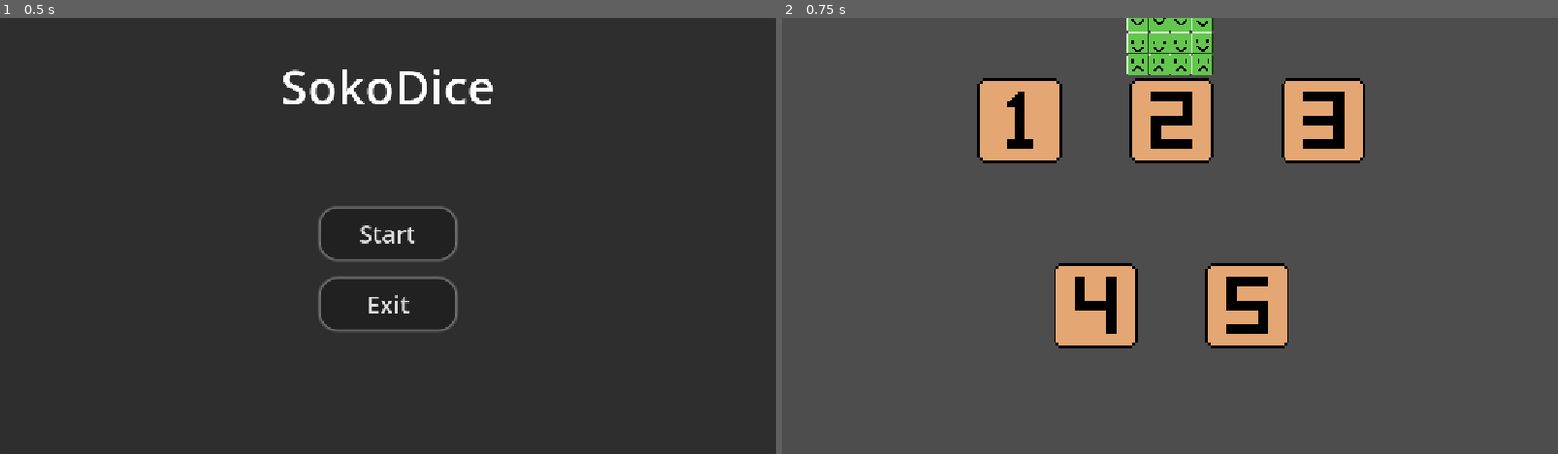
Above: before the commit, frames 1-2 (left to right).
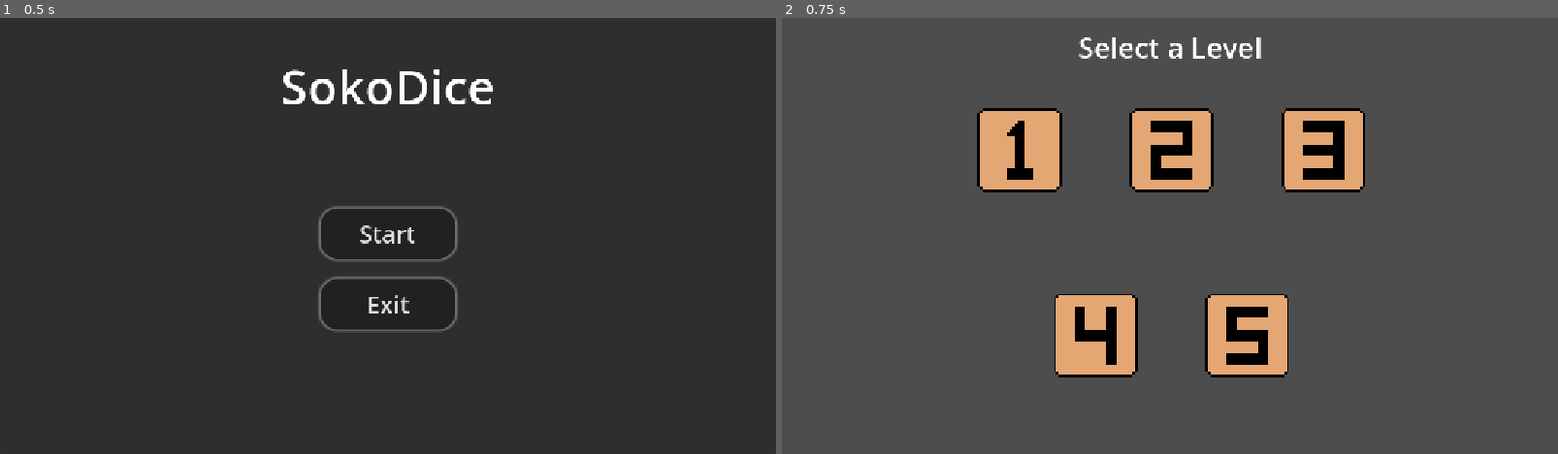
Above: after the commit, the same moments.

Repository: Tortiz-CSUF/SokoDice
Game: Godot game, scene res://Main_Menu.tscn
Two runs of this game, one before a commit and one after it. Both use one fixed random seed, a clock stepped at 60 frames per second and the inputs below.
Inputs:
- Up to frame 1 (0.5 s): no input
- Up to frame 2 (0.75 s): click "Start" at 0.5 s

Frame 1 is identical in both runs. In frame 2, 11% of the frame differs, in the area x 25-76%, y 0-83%.

Commit message:
Player Scene Animations and script
Created a player scene for easy instancing. Created all animations and started movement script

Diff:
--- a/Level_Select.tscn
+++ b/Level_Select.tscn
@@ -1,7 +1,6 @@
-[gd_scene load_steps=8 format=3 uid="uid://ea838stbqp0e"]
+[gd_scene load_steps=7 format=3 uid="uid://ea838stbqp0e"]
 
-[ext_resource type="Texture2D" uid="uid://cyy1ysnkf3lfr" path="res://SokoDice/Assets/Environment/Level_tile.png" id="1_twgyq"]
-[ext_resource type="Texture2D" uid="uid://blpmypj26ne0p" path="res://SokoDice/Assets/Player/Player.png" id="2_ufaj5"]
+[ext_resource type="Texture2D" uid="uid://cyy1ysnkf3lfr" path="res://Assets/Environment/Level_tile.png" id="1_twgyq"]
 
 [sub_resource type="AtlasTexture" id="AtlasTexture_ufaj5"]
 atlas = ExtResource("1_twgyq")
@@ -31,9 +30,17 @@
 grow_horizontal = 2
 
 [node name="Title" type="Label" parent="."]
-layout_mode = 0
-offset_right = 40.0
-offset_bottom = 23.0
+layout_mode = 1
+anchors_preset = 5
+anchor_left = 0.5
+anchor_right = 0.5
+offset_left = -136.0
+offset_top = 15.0
+offset_right = 136.0
+offset_bottom = 73.0
+grow_horizontal = 2
+theme_override_font_sizes/font_size = 42
+text = "Select a Level"
 
 [node name="Level_Grid" type="GridContainer" parent="."]
 layout_mode = 1
@@ -43,9 +50,9 @@
 anchor_right = 0.5
 anchor_bottom = 0.5
 offset_left = -285.0
-offset_top = 90.0
+offset_top = 134.0
 offset_right = 290.0
-offset_bottom = 490.0
+offset_bottom = 534.0
 grow_horizontal = 2
 grow_vertical = 2
 theme_override_constants/h_separation = 100
@@ -93,7 +100,3 @@
 texture = SubResource("AtlasTexture_bgsqk")
 
 [node name="Player_Level_Selector" type="Node2D" parent="."]
-
-[node name="Sprite2D" type="Sprite2D" parent="Player_Level_Selector"]
-position = Vector2(0, 5)
-texture = ExtResource("2_ufaj5")
--- /dev/null
+++ b/Player.tscn
@@ -0,0 +1,183 @@
+[gd_scene load_steps=24 format=3 uid="uid://cc8ag8rb1u54s"]
+
+[ext_resource type="Script" uid="uid://lxoqv551upso" path="res://player_movement.gd" id="1_kpjcp"]
+[ext_resource type="Texture2D" uid="uid://blpmypj26ne0p" path="res://Assets/Player/Player.png" id="2_kne1u"]
+
+[sub_resource type="AtlasTexture" id="AtlasTexture_e80uo"]
+atlas = ExtResource("2_kne1u")
+region = Rect2(0, 0, 32, 32)
+
+[sub_resource type="AtlasTexture" id="AtlasTexture_cxr5p"]
+atlas = ExtResource("2_kne1u")
+region = Rect2(32, 0, 32, 32)
+
+[sub_resource type="AtlasTexture" id="AtlasTexture_tdg3f"]
+atlas = ExtResource("2_kne1u")
+region = Rect2(64, 0, 32, 32)
+
+[sub_resource type="AtlasTexture" id="AtlasTexture_dtqjt"]
+atlas = ExtResource("2_kne1u")
+region = Rect2(96, 0, 32, 32)
+
+[sub_resource type="AtlasTexture" id="AtlasTexture_5ncpa"]
+atlas = ExtResource("2_kne1u")
+region = Rect2(0, 96, 32, 32)
+
+[sub_resource type="AtlasTexture" id="AtlasTexture_wi0c6"]
+atlas = ExtResource("2_kne1u")
+region = Rect2(32, 96, 32, 32)
+
+[sub_resource type="AtlasTexture" id="AtlasTexture_hp6x6"]
+atlas = ExtResource("2_kne1u")
+region = Rect2(64, 96, 32, 32)
+
+[sub_resource type="AtlasTexture" id="AtlasTexture_3tkgg"]
+atlas = ExtResource("2_kne1u")
+region = Rect2(96, 96, 32, 32)
+
+[sub_resource type="AtlasTexture" id="AtlasTexture_l6ohk"]
+atlas = ExtResource("2_kne1u")
+region = Rect2(0, 64, 32, 32)
+
+[sub_resource type="AtlasTexture" id="AtlasTexture_oudfo"]
+atlas = ExtResource("2_kne1u")
+region = Rect2(32, 64, 32, 32)
+
+[sub_resource type="AtlasTexture" id="AtlasTexture_d6rpx"]
+atlas = ExtResource("2_kne1u")
+region = Rect2(64, 64, 32, 32)
+
+[sub_resource type="AtlasTexture" id="AtlasTexture_r3kul"]
+atlas = ExtResource("2_kne1u")
+region = Rect2(96, 64, 32, 32)
+
+[sub_resource type="AtlasTexture" id="AtlasTexture_jatw7"]
+atlas = ExtResource("2_kne1u")
+region = Rect2(0, 32, 32, 32)
+
+[sub_resource type="AtlasTexture" id="AtlasTexture_rv870"]
+atlas = ExtResource("2_kne1u")
+region = Rect2(32, 32, 32, 32)
+
+[sub_resource type="AtlasTexture" id="AtlasTexture_efikj"]
+atlas = ExtResource("2_kne1u")
+region = Rect2(64, 32, 32, 32)
+
+[sub_resource type="AtlasTexture" id="AtlasTexture_itxgx"]
+atlas = ExtResource("2_kne1u")
+region = Rect2(96, 32, 32, 32)
+
+[sub_resource type="AtlasTexture" id="AtlasTexture_cgsek"]
+atlas = ExtResource("2_kne1u")
+region = Rect2(0, 128, 32, 32)
+
+[sub_resource type="AtlasTexture" id="AtlasTexture_0pi4m"]
+atlas = ExtResource("2_kne1u")
+region = Rect2(32, 128, 32, 32)
+
+[sub_resource type="AtlasTexture" id="AtlasTexture_sg6sq"]
+atlas = ExtResource("2_kne1u")
+region = Rect2(64, 128, 32, 32)
+
+[sub_resource type="AtlasTexture" id="AtlasTexture_h84ma"]
+atlas = ExtResource("2_kne1u")
+region = Rect2(96, 128, 32, 32)
+
+[sub_resource type="SpriteFrames" id="SpriteFrames_47wu6"]
+animations = [{
+"frames": [{
+"duration": 1.0,
+"texture": SubResource("AtlasTexture_e80uo")
+}, {
+"duration": 1.0,
+"texture": SubResource("AtlasTexture_cxr5p")
+}, {
+"duration": 1.0,
+"texture": SubResource("AtlasTexture_tdg3f")
+}, {
+"duration": 1.0,
+"texture": SubResource("AtlasTexture_dtqjt")
+}],
+"loop": true,
+"name": &"idle",
+"speed": 5.0
+}, {
+"frames": [{
+"duration": 1.0,
+"texture": SubResource("AtlasTexture_5ncpa")
+}, {
+"duration": 1.0,
+"texture": SubResource("AtlasTexture_wi0c6")
+}, {
+"duration": 1.0,
+"texture": SubResource("AtlasTexture_hp6x6")
+}, {
+"duration": 1.0,
+"texture": SubResource("AtlasTexture_3tkgg")
+}],
+"loop": true,
+"name": &"move_down",
+"speed": 5.0
+}, {
+"frames": [{
+"duration": 1.0,
+"texture": SubResource("AtlasTexture_l6ohk")
+}, {
+"duration": 1.0,
+"texture": SubResource("AtlasTexture_oudfo")
+}, {
+"duration": 1.0,
+"texture": SubResource("AtlasTexture_d6rpx")
+}, {
+"duration": 1.0,
+"texture": SubResource("AtlasTexture_r3kul")
+}],
+"loop": true,
+"name": &"move_up",
+"speed": 5.0
+}, {
+"frames": [{
+"duration": 1.0,
+"texture": SubResource("AtlasTexture_jatw7")
+}, {
+"duration": 1.0,
+"texture": SubResource("AtlasTexture_rv870")
+}, {
+"duration": 1.0,
+"texture": SubResource("AtlasTexture_efikj")
+}, {
+"duration": 1.0,
+"texture": SubResource("AtlasTexture_itxgx")
+}],
+"loop": true,
+"name": &"strafe",
+"speed": 5.0
+}, {
+"frames": [{
+"duration": 1.0,
+"texture": SubResource("AtlasTexture_cgsek")
+}, {
+"duration": 1.0,
+"texture": SubResource("AtlasTexture_0pi4m")
+}, {
+"duration": 1.0,
+"texture": SubResource("AtlasTexture_sg6sq")
+}, {
+"duration": 1.0,
+"texture": SubResource("AtlasTexture_h84ma")
+}],
+"loop": true,
+"name": &"unknown",
+"speed": 5.0
+}]
+
+[node name="Player" type="Node2D"]
+script = ExtResource("1_kpjcp")
+
+[node name="AnimatedSprite2D" type="AnimatedSprite2D" parent="."]
+position = Vector2(100, 100)
+scale = Vector2(2.5, 2.5)
+sprite_frames = SubResource("SpriteFrames_47wu6")
+animation = &"idle"
+frame = 1
+frame_progress = 0.9237357
--- /dev/null
+++ b/player_movement.gd
@@ -0,0 +1,16 @@
+extends Node2D
+
+# Animations
+@onready var animated_sprite: AnimatedSprite2D = $AnimatedSprite2D
+
+
+# Called when the node enters the scene tree for the first time.
+func _ready() -> void:
+	 # idle when not moving
+	if animated_sprite.sprite_frames and animated_sprite.sprite_frames.has_animation("idle"):
+		animated_sprite.play("idle")
+
+
+# Called every frame. 'delta' is the elapsed time since the previous frame.
+func _process(delta: float) -> void:
+	pass
Not shown, added: player_movement.gd.uid
